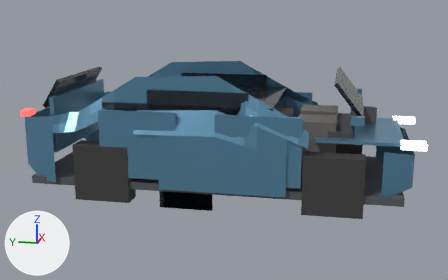
The glTF model assets/models/suv_lod2.glb, before and after one commit.
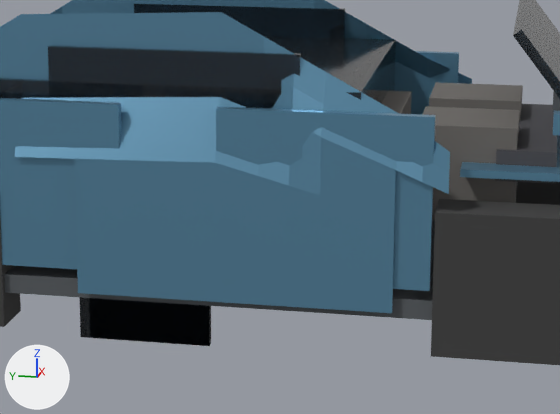
Each version appears first whole from a 50 mm camera at (-8.3, -1.69, 2.74) aimed at (0.0, -0.02, 0.66), and next in a close-up on the part from 28% to 79% of the width and 25% to 85% of the height. Lighting does not change. The marker at lower left points along +X, +Y and +Z. The last two pictures show the newer version. Where no turn or scale is listed for an object, it has been applied to the vertices.

The first close-up shows 'body_mesh', 'cab_mesh', 'dash', 'door_fr_mesh', 'door_rr_mesh', 'seat_r', 'tire_fr', 'trim_mesh', 'window_fixed_l', 'window_fixed_r', 'window_fl_mesh', 'window_rl_mesh', 'window_rr_mesh', 'windshield' and 8 more.
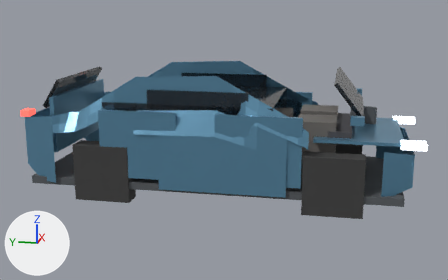
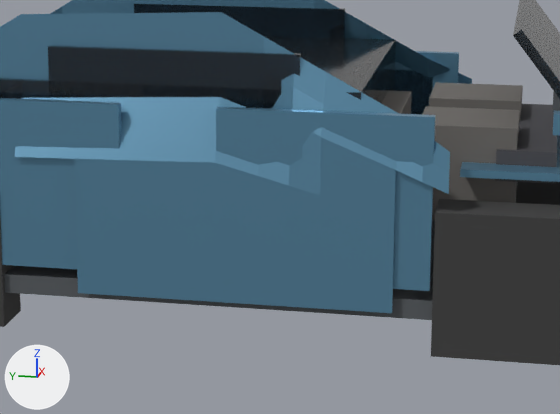
Edits to the bpy script that builds the scene:
```text
Change ob_window_fl_mesh:
    ob_window_fl_mesh.location: (-0.01, 0.54, -0.24) -> (0.94, -0.64, 0.96)
Change ob_window_fr_mesh:
    ob_window_fr_mesh.location: (0.01, 0.54, -0.24) -> (-0.94, -0.64, 0.96)
Change ob_window_rl_mesh:
    ob_window_rl_mesh.location: (-0.01, 0.51, -0.24) -> (0.94, 0.91, 0.96)
Change ob_window_rr_mesh:
    ob_window_rr_mesh.location: (0.01, 0.51, -0.24) -> (-0.94, 0.91, 0.96)
```

Pixel boxes [x1, y1, x2, y2] of what changed, in the close-ups (560 x 414 px):
'window_rl_mesh', moved (not visible afterwards)
    before: [89, 298, 210, 346]
'window_fl_mesh', moved
    before: [80, 297, 210, 346]
    after: [394, 70, 433, 115]
'window_rr_mesh', moved (not visible afterwards)
    before: [210, 306, 211, 343]
